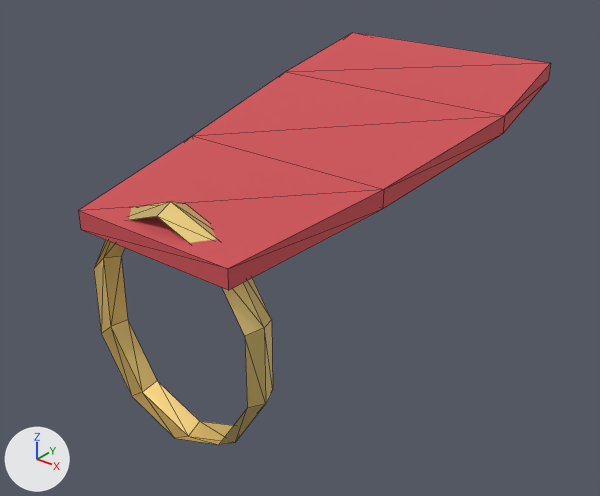
One commit to the glTF model client/public/models/armour/cape_cape.glb: the scene before it, then after it.
Both versions are drawn from a 50 mm camera at (1.025, -2.888, 0.854) aimed at (-0.017, -1.585, 0.046). Every picture has the same lights, and +X, +Y and +Z are marked at lower left. The older version comes first. Mesh edges are drawn as thin lines. Vertices at exactly the same position are counted once.

In view in the first picture: 'Torso'.
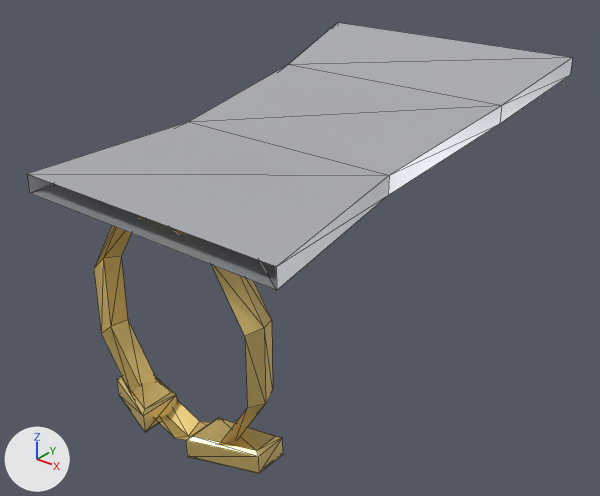
Location of each change, (x1, y1, x2, y2) in pixels of the pictures (600 x 496 px):
'Torso', reshaped (60% narrower, 37% shorter): before (78, 32, 551, 445); after (94, 215, 283, 474)
'Cape0', added: after (27, 122, 389, 290)
'Cape1', added: after (189, 65, 502, 195)
'Cape2', added: after (288, 23, 573, 123)
part 1 of me_torso, added (yellow): after (186, 417, 283, 474)
part 2 of me_torso, added (yellow): after (117, 376, 177, 432)
part 3 of me_torso, deleted (red): before (78, 32, 551, 290)

Patch to the scene script:
```diff
--- a/client/public/models/armour/cape_cape.glb.py
+++ b/client/public/models/armour/cape_cape.glb.py
@@ mat_steel @@
+mat_steel = principled_material('Steel')
+mat_steel.base_color = (0.6, 0.62, 0.66)  # light grey #cbced4
+mat_steel.metallic = 0.6
+mat_steel.roughness = 0.4
@@ me_torso @@
 # used by ob_torso; location = (0.0, 0.0, 0.0)
-me_torso.from_pydata(...)  # 46 vertices, 68 faces; spans x -0.3..0.3, y -2.03..-1.03, z -0.228..0.4
-me_torso.materials.append(mat_red)  # red #ce5055
+me_torso.from_pydata(...)  # 62 vertices, 96 faces; spans x -0.213..0.213, y -2.03..-1.91, z -0.228..0.288
+# me_torso part 1: a new loose piece of 16 vertices spanning x 0.06..0.2, y -2.03..-1.91, z -0.216..-0.164, in mat_gold (yellow #efd181)
+# me_torso part 2: a new loose piece of 16 vertices spanning x -0.2..-0.06, y -2.03..-1.91, z -0.216..-0.164, in mat_gold (yellow #efd181)
+# me_torso part 3: the loose piece of 16 vertices spanning x -0.3..0.3, y -2.03..-1.03, z 0.2..0.4 is deleted
 me_torso.materials.append(mat_gold)
@@ me_cape2 @@
+me_cape2.from_pydata([(-0.29, -1.29, 0.36), (0.29, -1.29, 0.36), (0.29, -1.29, 0.32), (-0.29, -1.29, 0.32), (-0.33, -1.03, 0.42), (0.33, -1.03, 0.42), (0.33, -1.03, 0.38), (-0.33, -1.03, 0.38)], [], [(0, 1, 5), (0, 5, 4), (1, 2, 6), (1, 6, 5), (2, 3, 7), (2, 7, 6), (3, 0, 4), (3, 4, 7)])
+me_cape2.materials.append(mat_steel)  # light grey #cbced4
@@ me_cape1 @@
+me_cape1.from_pydata([(-0.26, -1.67, 0.31), (0.26, -1.67, 0.31), (0.26, -1.67, 0.27), (-0.26, -1.67, 0.27), (-0.29, -1.29, 0.36), (0.29, -1.29, 0.36), (0.29, -1.29, 0.32), (-0.29, -1.29, 0.32)], [], [(0, 1, 5), (0, 5, 4), (1, 2, 6), (1, 6, 5), (2, 3, 7), (2, 7, 6), (3, 0, 4), (3, 4, 7)])
+me_cape1.materials.append(mat_steel)  # light grey #cbced4
@@ me_cape0 @@
+me_cape0.from_pydata([(-0.31, -2.05, 0.29), (0.31, -2.05, 0.29), (0.31, -2.05, 0.25), (-0.31, -2.05, 0.25), (-0.26, -1.67, 0.31), (0.26, -1.67, 0.31), (0.26, -1.67, 0.27), (-0.26, -1.67, 0.27)], [], [(0, 1, 5), (0, 5, 4), (1, 2, 6), (1, 6, 5), (2, 3, 7), (2, 7, 6), (3, 0, 4), (3, 4, 7)])
+me_cape0.materials.append(mat_steel)  # light grey #cbced4
@@ ob_cape2 @@
+ob_cape2 = bpy.data.objects.new('Cape2', me_cape2)
+ob_cape2.location = (0.0, 0.0, 0.0)
@@ ob_cape1 @@
+ob_cape1 = bpy.data.objects.new('Cape1', me_cape1)
+ob_cape1.location = (0.0, 0.0, 0.0)
@@ ob_cape0 @@
+ob_cape0 = bpy.data.objects.new('Cape0', me_cape0)
+ob_cape0.location = (0.0, 0.0, 0.0)
```
